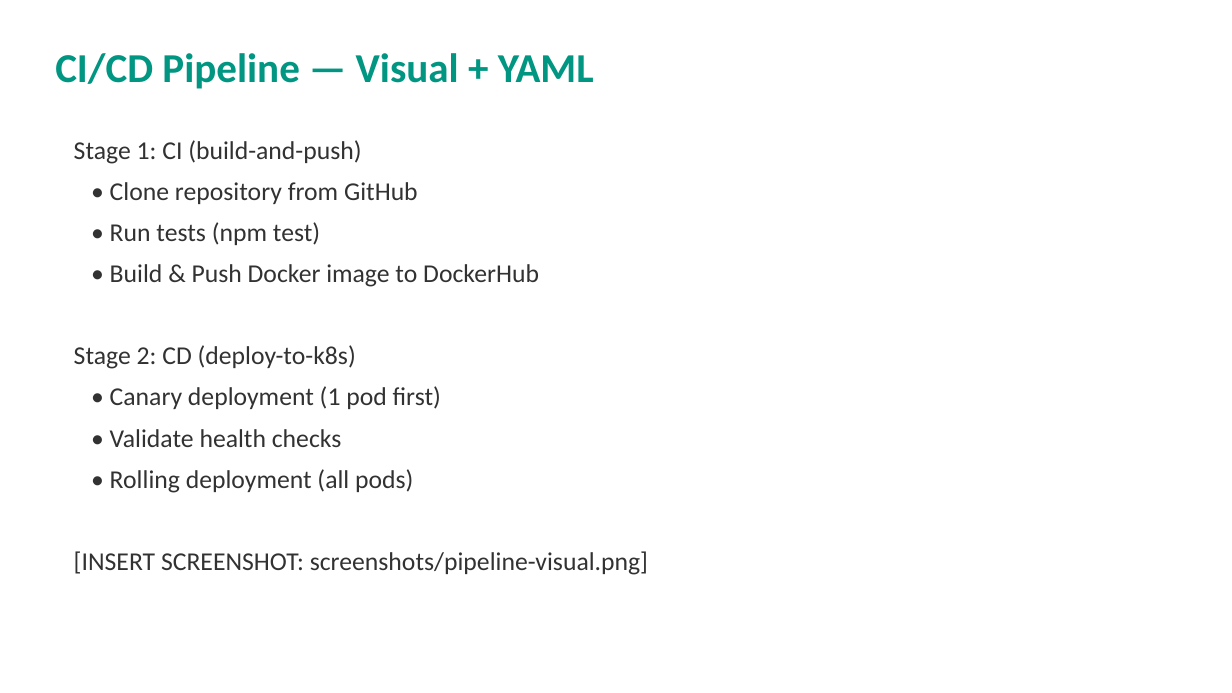
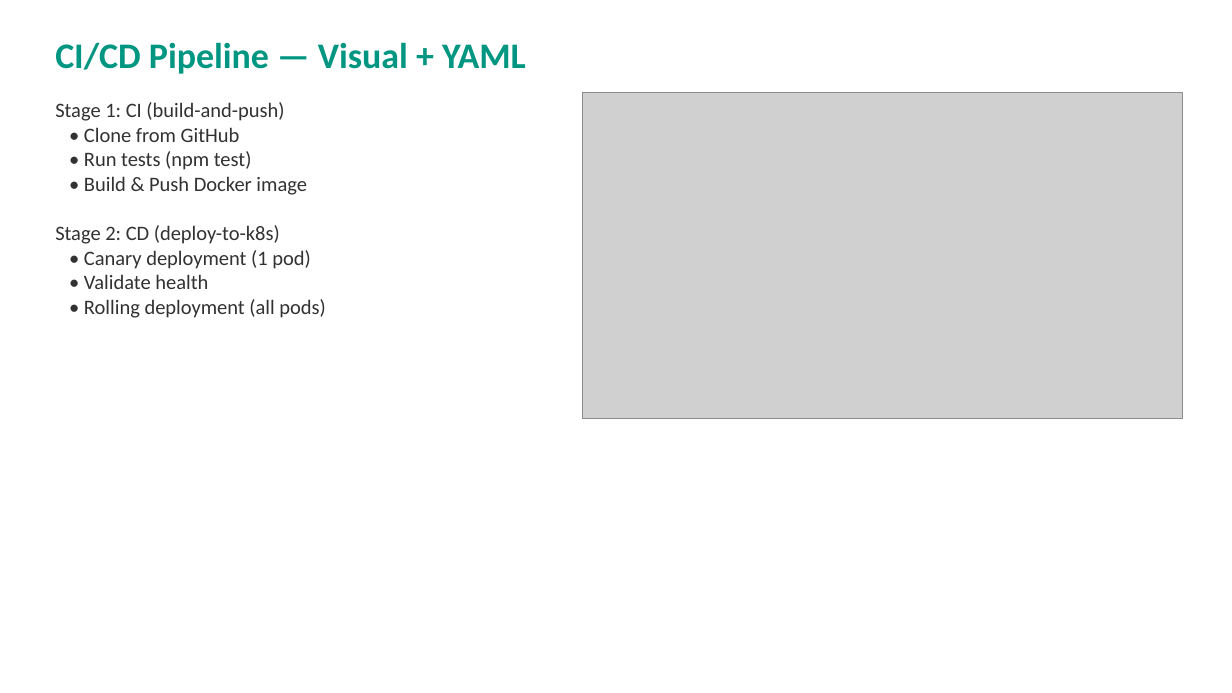
Before and after one commit to aashime/harness-ci-lab, a slide deck: slide 7 of Harness_Lab_Presentation.pptx. Drawn at 1232x693 pixels with LibreOffice and Linux fonts; fonts in the diff are those of the drawing; grey boxes stand for pictures. Boxes give left, top, right and bottom in pixels: in the first picture for what was removed or moved away, otherwise in the second. Text is boxed around its words. In the diff, an @@ line names an element or a change of style, - is before the commit and + after.

Commit message:
Update PowerPoint with embedded screenshots

```diff
--- a/Harness_Lab_Presentation.pptx
+++ b/Harness_Lab_Presentation.pptx
@@ text "CI/CD Pipeline — Visual + ...": place and size @@
-text "CI/CD Pipeline — Visual + ..." at [55, 53, 594, 89]
+text "CI/CD Pipeline — Visual + ..." at [55, 42, 526, 74]
@@ text "CI/CD Pipeline — Visual + ..." at [55, 42, 526, 74]: size 32 to 28 pt @@
@@ text "Stage 1: CI (build-and-push)": place and size @@
-text "Stage 1: CI (build-and-push)" at [74, 140, 648, 575]
+text "Stage 1: CI (build-and-push)" at [55, 102, 326, 318]
@@ text at [55, 102, 326, 318]: size 20 to 16 pt in "Stage 1: CI (build-and-push)", "• Run tests (npm test)", "Stage 2: CD (deploy-to-k8s)", "• Rolling deployment (all pods)"; less space between paragraphs @@
@@ picture added at [582, 92, 1183, 419] @@
@@ text at [84, 127, 240, 142]: text changed; size 20 to 16 pt @@
-• Clone repository from GitHub
+• Clone from GitHub
@@ text at [84, 176, 307, 195]: text changed; size 20 to 16 pt @@
-• Build & Push Docker image to DockerHub
+• Build & Push Docker image
@@ text at [84, 250, 311, 289]: text changed; size 20 to 16 pt @@
-• Canary deployment (1 pod first)
-• Validate health checks
+• Canary deployment (1 pod)
+• Validate health
@@ text at [74, 551, 648, 575]: paragraph removed @@
-[INSERT SCREENSHOT: screenshots/pipeline-visual.png]
```
Also in this commit, not shown: 5 other slides changed.
